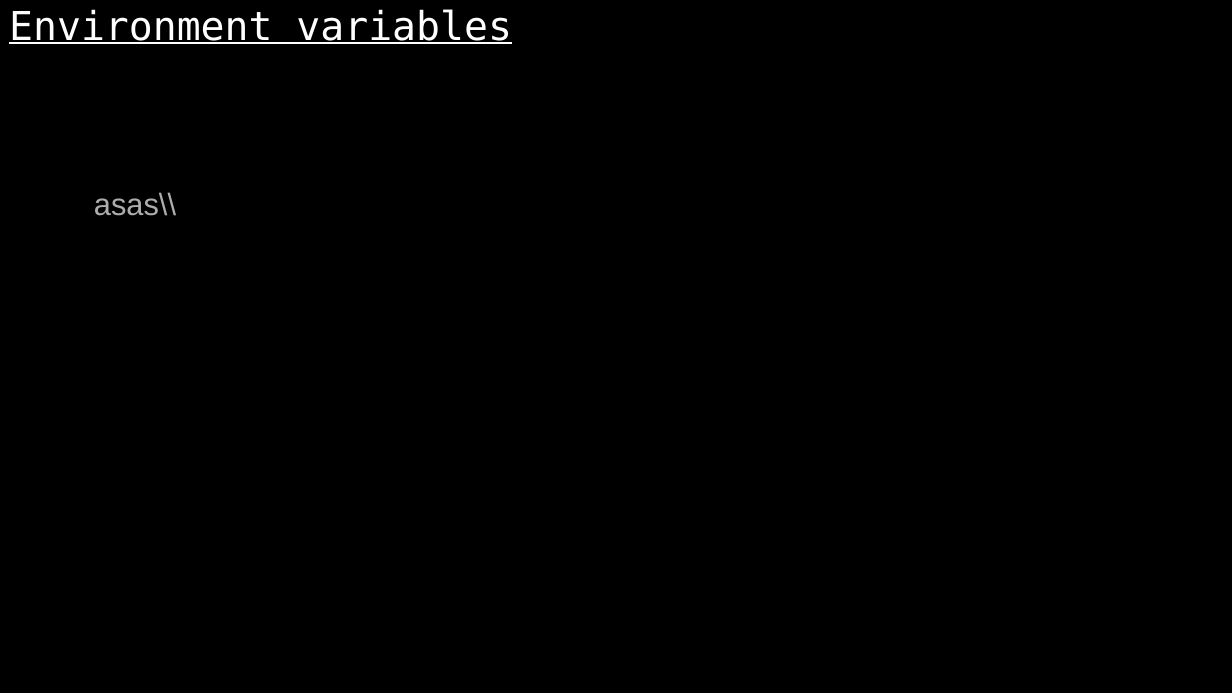
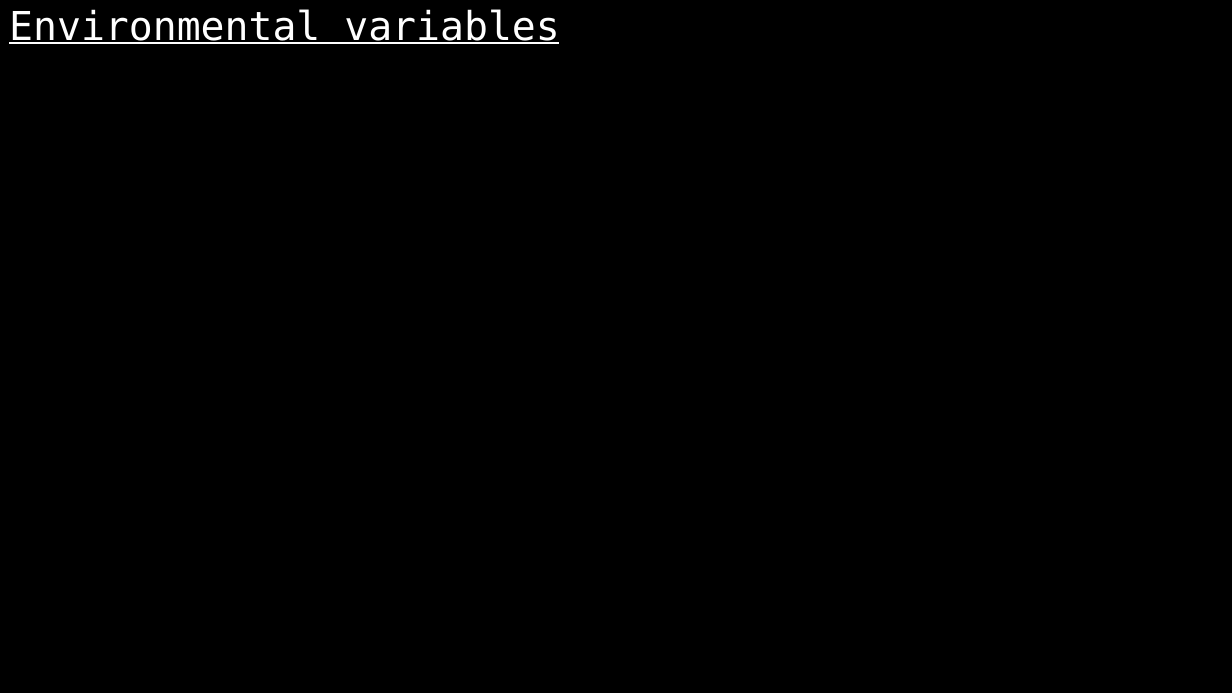
Before and after one commit to karthikeyanrathore/Lane-Line-Detection, a slide deck: slide 5 of laneline.pptx. Drawn at 1232x693 pixels with LibreOffice and Linux fonts; fonts in the diff are those of the drawing. Boxes give left, top, right and bottom in pixels: in the first picture for what was removed or moved away, otherwise in the second. Text is boxed around its words. In the diff, an @@ line names an element or a change of style, - is before the commit and + after.

```diff
--- a/laneline.pptx
+++ b/laneline.pptx
@@ title at [9, 9, 560, 44]: text changed @@
-Environment variables
+Environmental variables
@@ text removed at [94, 192, 176, 216] @@
-asas\\
```
Also in this commit, not shown: 1 other slide changed, 11 slides added, 6 slides removed, 11 other files.
